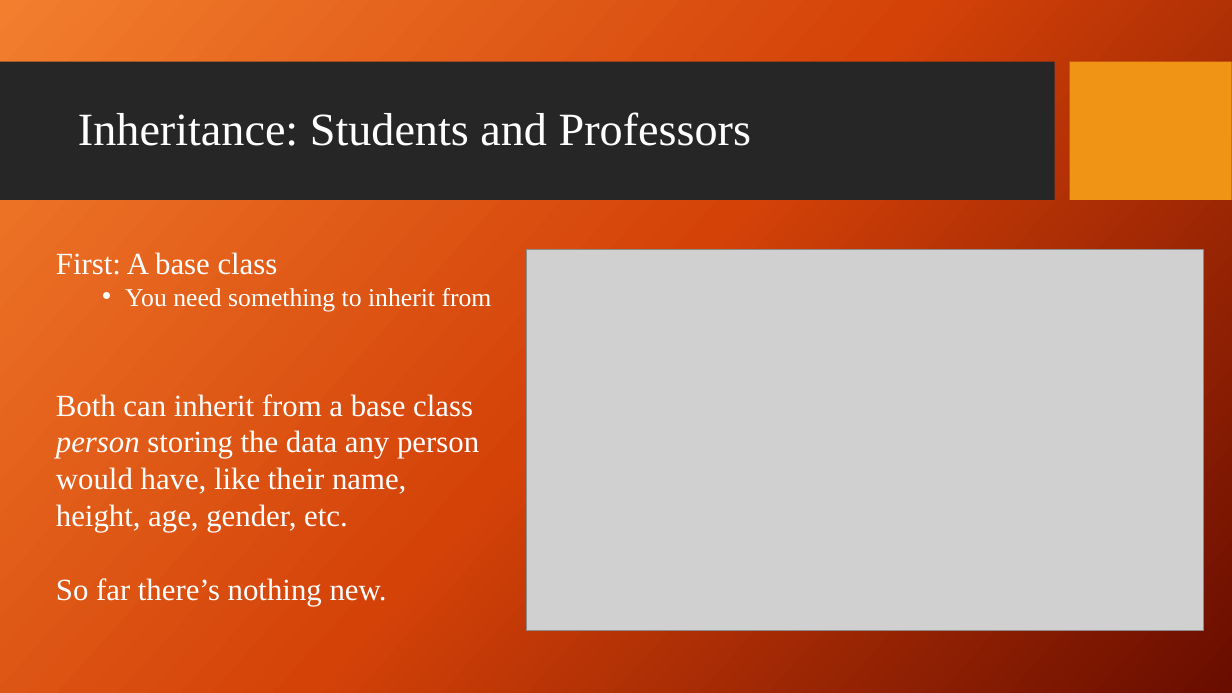
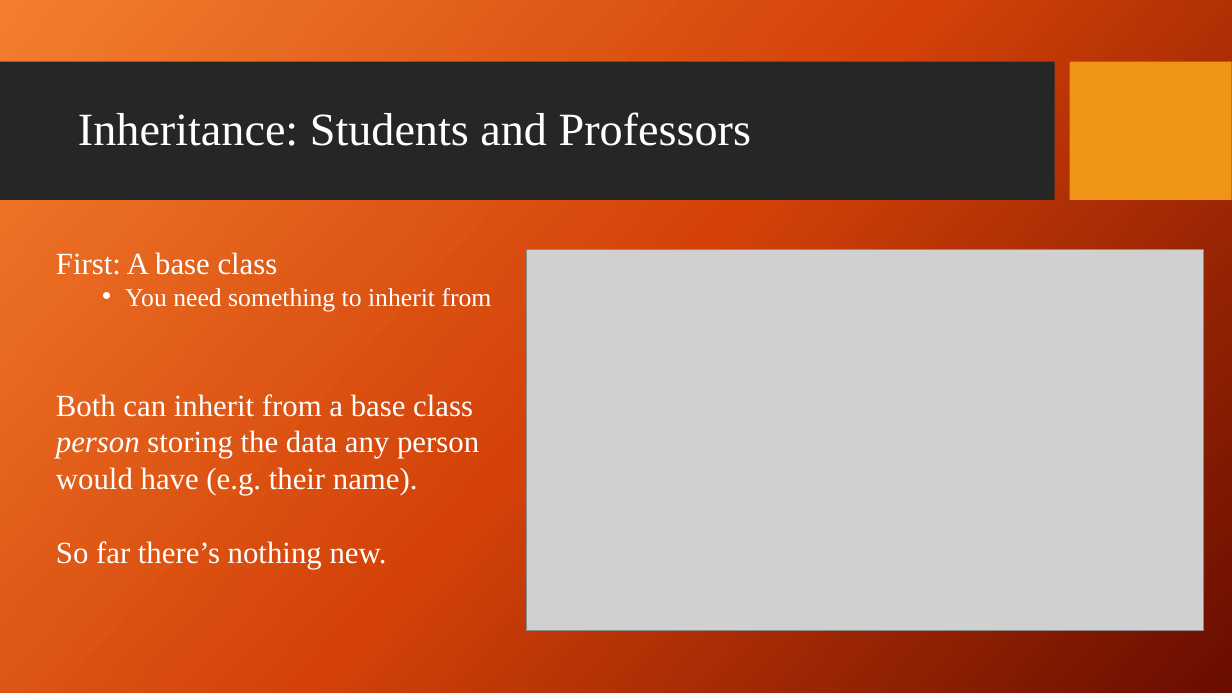
Before and after one commit to giganano/PythonBootcamp, a slide deck: slide 4 of slides/inheritance_composition.pptx. Drawn at 1232x693 pixels with LibreOffice and Linux fonts; fonts in the diff are those of the drawing; grey boxes stand for pictures; background and template pictures are left out. Boxes give left, top, right and bottom in pixels: in the first picture for what was removed or moved away, otherwise in the second. Text is boxed around its words. In the diff, an @@ line names an element or a change of style, - is before the commit and + after.

Commit message:
slides: minor modifications to inheritance and composition

```diff
--- a/slides/inheritance_composition.pptx
+++ b/slides/inheritance_composition.pptx
@@ text at (x1=56, y1=394, x2=479, y2=495): text changed @@
-Both can inherit from a base class person storing the data any person would have, like their name, height, age, gender, etc.
+Both can inherit from a base class person storing the data any person would have (e.g. their name).
```
Also in this commit, not shown: 1 slide added.
